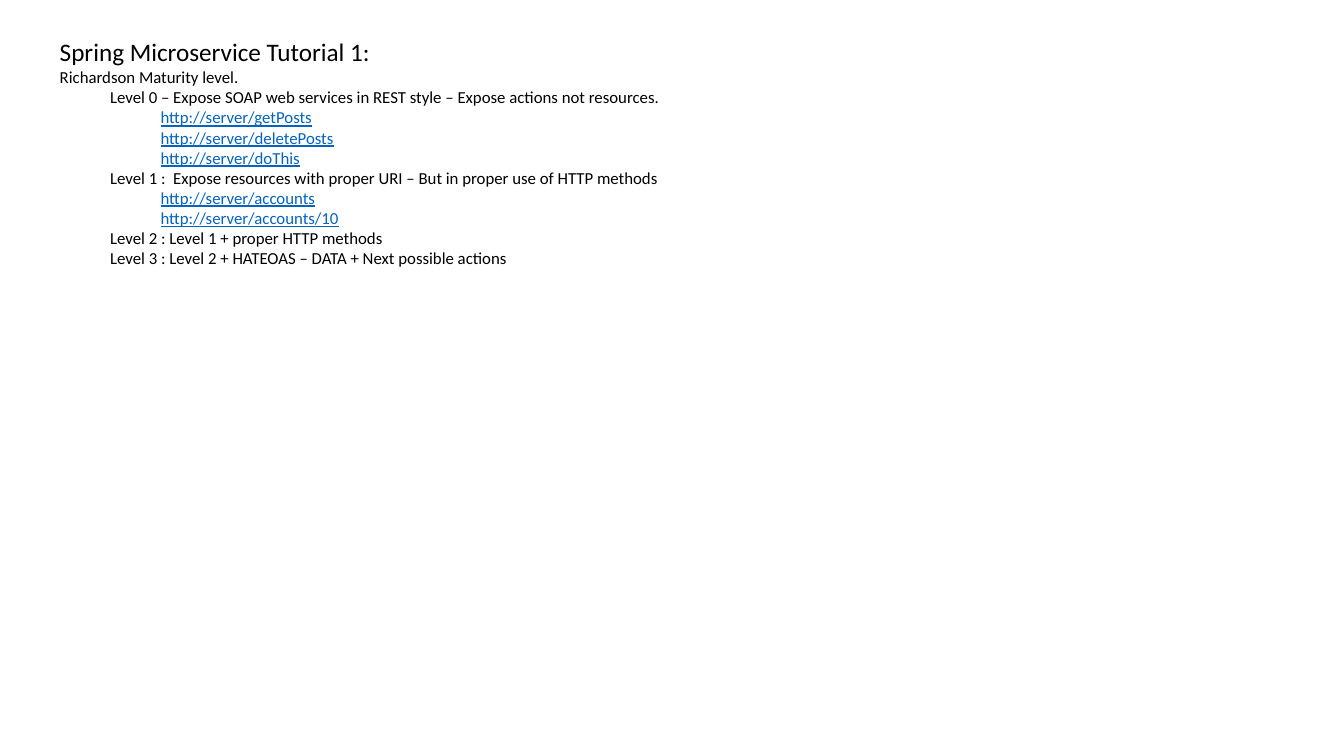
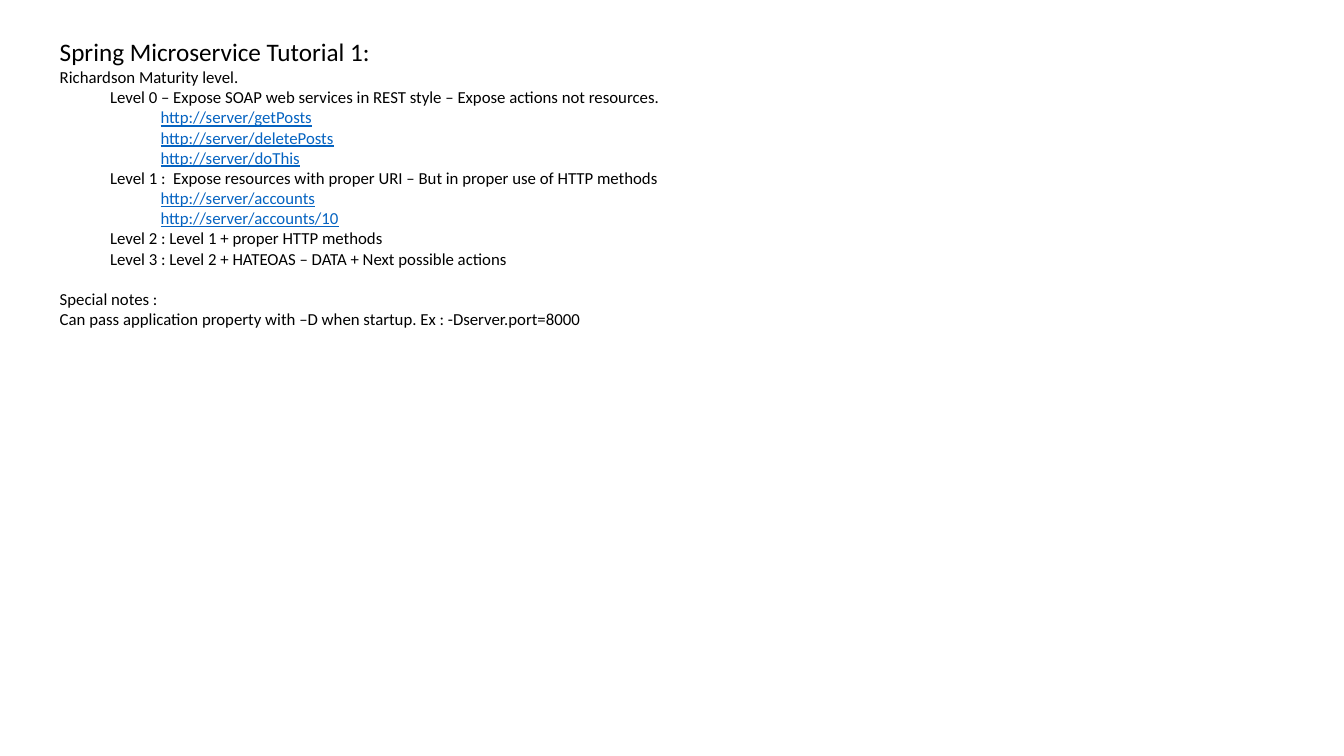
Before and after one commit to TechCR-Tutorial/spring_microservice_tutorial_1, a slide deck: slide 3 of spring_micro_tute_1.pptx. Drawn at 1344x756 pixels with LibreOffice and Linux fonts; fonts in the diff are those of the drawing. Boxes give left, top, right and bottom in pixels: in the first picture for what was removed or moved away, otherwise in the second. Text is boxed around its words. In the diff, an @@ line names an element or a change of style, - is before the commit and + after.

```diff
--- a/spring_micro_tute_1.pptx
+++ b/spring_micro_tute_1.pptx
@@ text at bbox=[60, 293, 580, 328]: paragraphs added @@
+Special notes :
+Can pass application property with –D when startup. Ex : -Dserver.port=8000
```
Also in this commit, not shown: 1 other slide changed, 1 slide added, 39 other files.
